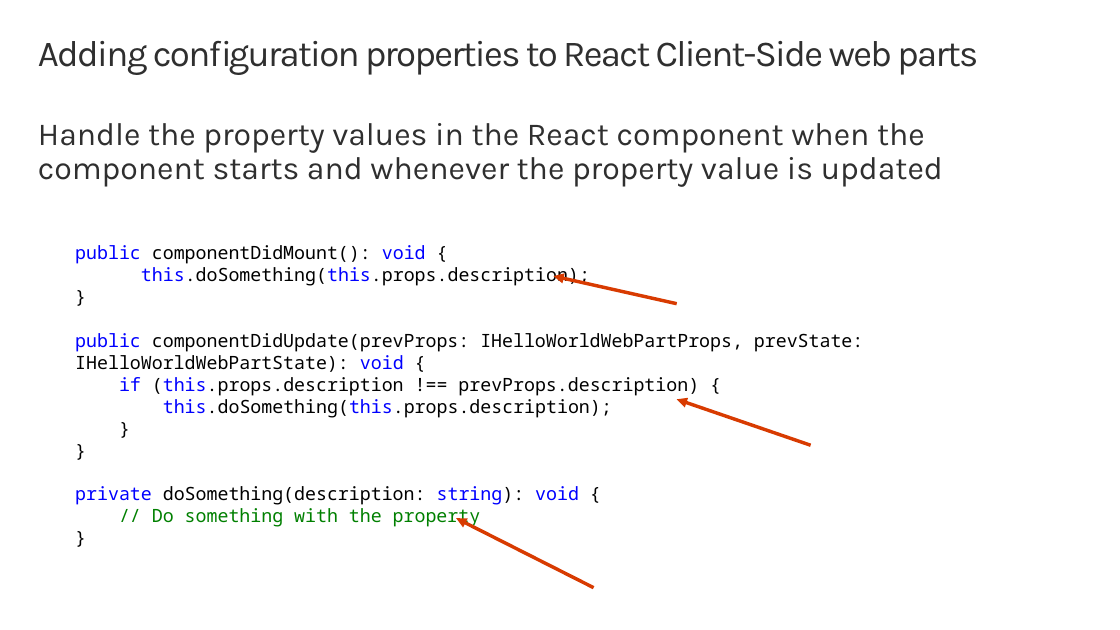
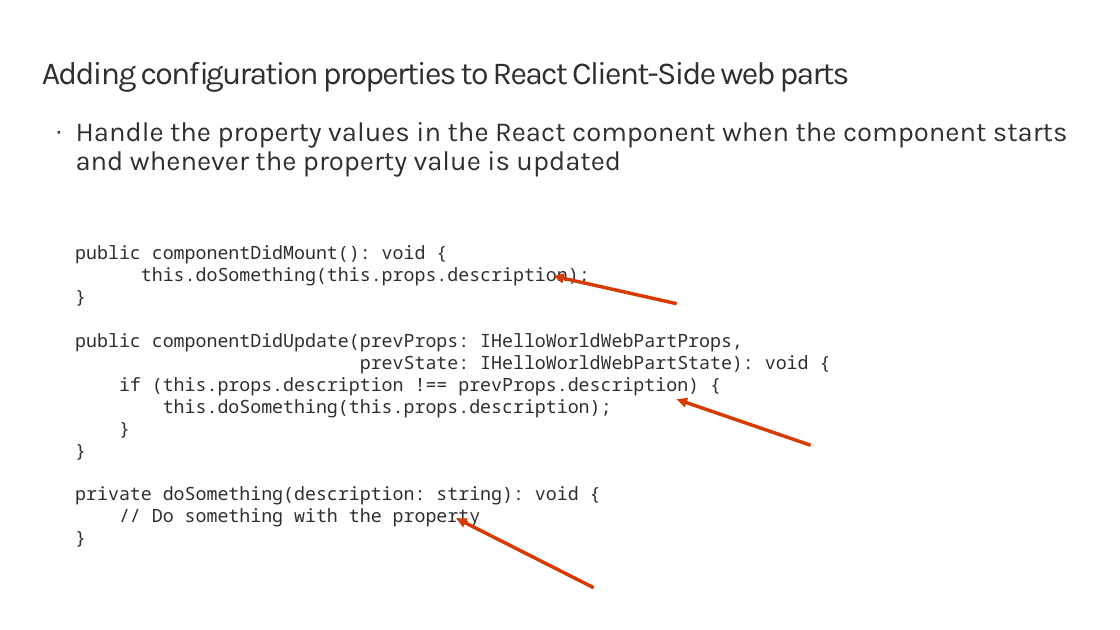
Before and after one commit to SharePoint/sp-dev-training-spfx-webpart-proppane, a slide deck: slide 10 of 01 intro.pptx. Drawn at 1120x630 pixels with LibreOffice and Linux fonts; fonts in the diff are those of the drawing; background and template pictures are left out. Boxes give left, top, right and bottom in pixels: in the first picture for what was removed or moved away, otherwise in the second. Text is boxed around its words. In the diff, an @@ line names an element or a change of style, - is before the commit and + after.

```diff
--- a/01 intro.pptx
+++ b/01 intro.pptx
@@ title "Adding configuration properties to React ..." moved from (x1=38, y1=41, x2=978, y2=75) to (x1=42, y1=62, x2=850, y2=92) @@
@@ title "Adding configuration properties to React ..." at (x1=42, y1=62, x2=850, y2=92): size 32 to 28 pt @@
@@ text "Handle the property values in ..." moved from (x1=38, y1=123, x2=943, y2=187) to (x1=76, y1=122, x2=1067, y2=177) @@
@@ text "Handle the property values in ..." at (x1=76, y1=122, x2=1067, y2=177): size 28 to 24 pt; bullet none to · @@
@@ text "public componentDidMount(): void {" at (x1=75, y1=245, x2=809, y2=528): text colour #0000FF to #2F2F2F in "public void", "this.doSomething(this.props.description);", "public void", "if (this.props.description" and 2 more places; text colour #000000 to #2F2F2F in "componentDidMount(): {", "this.doSomething(this.props.description);", "}", "componentDidUpdate(prevProps: IHelloWorldWebPartProps, prevS ..." and 6 more places; text colour #008000 to #2F2F2F in "// Do something with the property" @@
```
Also in this commit, not shown: 7 other slides changed, 2 other files.
